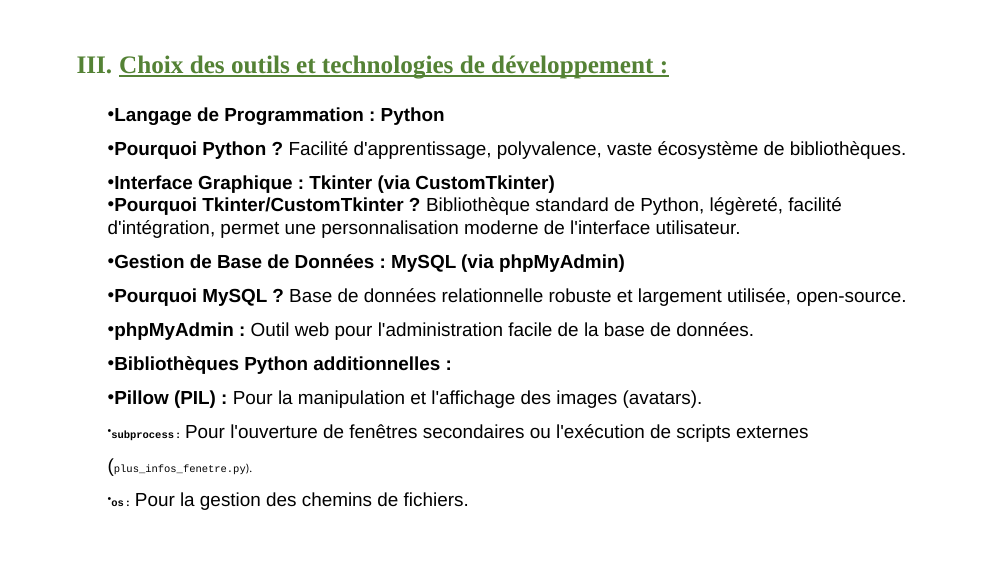
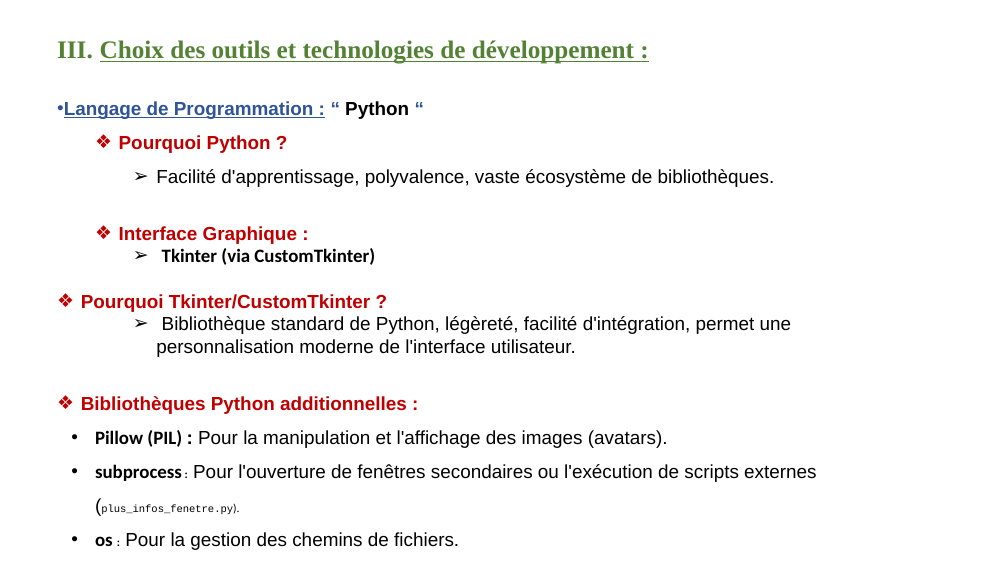
Before and after one commit to Zidaneravilimita/Arbre-genealogique, a slide deck: slide 6 of Présentation PP.pptx. Drawn at 1008x567 pixels with LibreOffice and Linux fonts; fonts in the diff are those of the drawing. Boxes give left, top, right and bottom in pixels: in the first picture for what was removed or moved away, otherwise in the second. Text is boxed around its words. In the diff, an @@ line names an element or a change of style, - is before the commit and + after.

```diff
--- a/Présentation PP.pptx
+++ b/Présentation PP.pptx
@@ text "Choix des outils et technologies ...": place and size @@
-text "Choix des outils et technologies ..." at (119,55,653,79)
+text "Choix des outils et technologies ..." at (100,40,634,64)
@@ text "Langage de Programmation : “ ...": place and size @@
-text "Langage de Programmation : “ ..." at (108,107,907,510)
+text "Langage de Programmation : “ ..." at (64,101,816,550)
@@ text at (64,101,792,357): text changed @@
-• Langage de Programmation : Python
-• Pourquoi Python ? Facilité d'apprentissage, polyvalence, vaste écosystème de bibliothèques.
-• Interface Graphique : Tkinter (via CustomTkinter)
-• Pourquoi Tkinter/CustomTkinter ? Bibliothèque standard de Python, légèreté, facilité d'intégration, permet une personnalisation moderne de l'interface utilisateur.
-• Gestion de Base de Données : MySQL (via phpMyAdmin)
-• Pourquoi MySQL ? Base de données relationnelle robuste et largement utilisée, open-source.
-• phpMyAdmin : Outil web pour l'administration facile de la base de données.
+• Langage de Programmation : “ Python “
+  ❖ Pourquoi Python ?
+    ➢ Facilité d'apprentissage, polyvalence, vaste écosystème de bibliothèques.
+  ❖ Interface Graphique :
+    ➢ Tkinter (via CustomTkinter)
+❖ Pourquoi Tkinter/CustomTkinter ?
+    ➢ Bibliothèque standard de Python, légèreté, facilité d'intégration, permet une personnalisation moderne de l'interface utilisateur.
@@ text at (81,396,816,550): text colour #000000 to #C00000 in "Bibliothèques Python additionnelles :"; font Arial to Calibri in "Pillow (PIL)"; size 10 to 18 pt, font Courier New to Calibri in "subprocess", "os"; bullet • to ❖; list level 1 to 2 in "Pillow (PIL) : Pour la ..."; list level 1 to 2 in "subprocess : Pour l'ouverture de ..."; list level 1 to 2 in "os : Pour la gestion ..." @@
```
Also in this commit, not shown: 3 slides added.
